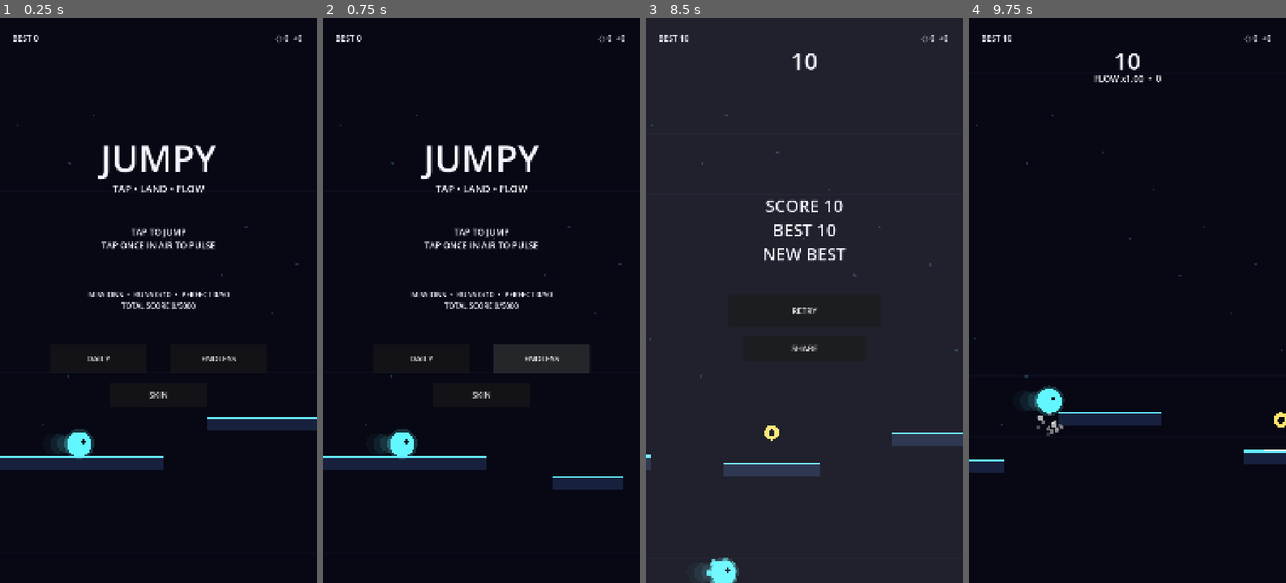
Above: before the commit, frames 1-4 (left to right).
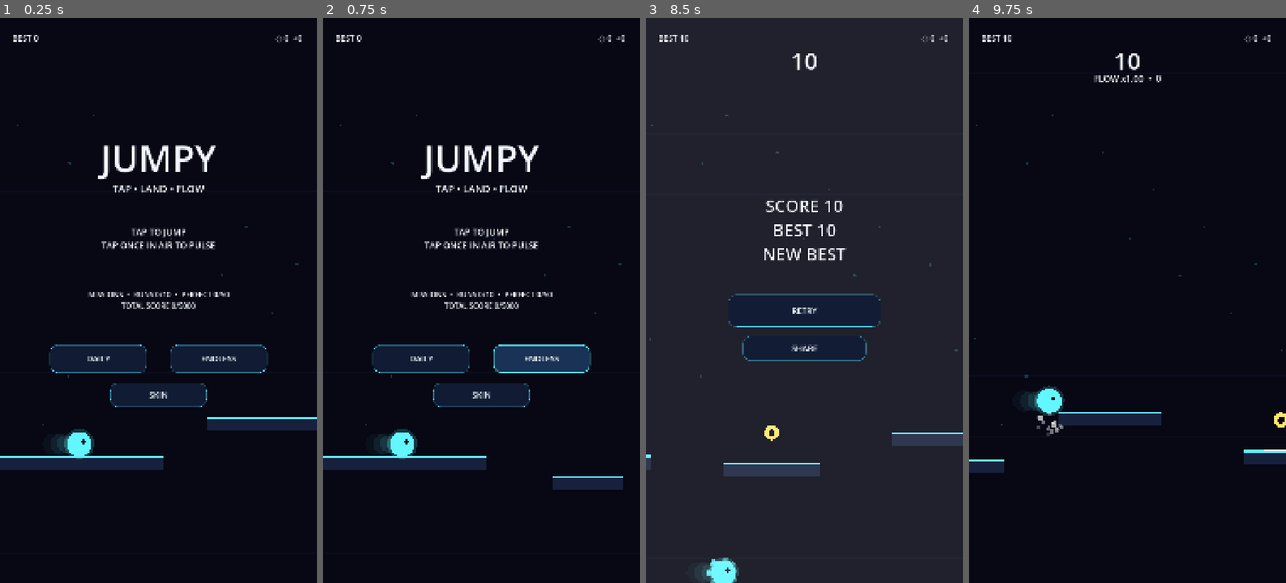
Above: after the commit, the same moments.

Repository: dbrckk/Jumpy
Game: Godot game, scene res://scenes/Main.tscn
The game is run twice, just before and just after one commit, with the same random seed, the same clock (stepped at 60 frames per second) and the same inputs.
Inputs (mouse positions are in pixels of both pictures, inside the frame that each line leads up to):
- Up to frame 1 (0.25 s): no input
- Up to frame 2 (0.75 s): click "ENDLESS" at 0.5 s
- Up to frame 3 (8.5 s): click "ENDLESS" at 1.25 s; click "DAILY" at 2 s; click "SKIN" at 2.75 s; click "DAILY" at 3.5 s; click "SKIN" at 4.25 s; click "DAILY" at 5 s; click "ENDLESS" at 5.75 s; click "SKIN" at 6.5 s; tap Enter at 7.25 s; move the mouse to (874, 272) at 7.27 s; hold Space (tap) 7.28-8.03 s; click (874, 272) at 7.42 s; move the mouse to (741, 328) at 8.02 s; tap Space (tap) at 8.1 s; click (741, 328) at 8.17 s
- Up to frame 4 (9.75 s): click "RETRY" at 8.75 s; move the mouse to (1159, 176) at 9.52 s; hold Space (tap) from 9.53 s (still down); click (1159, 176) at 9.67 s

The runs differ from the first frame. In frame 1, 4.3% of the frame differs, in the area x 15-85%, y 57-69%; in frame 2, 4.4%; in frame 3, 0.5%; in frame 4, less than 0.1%.

Commit message:
Apply global neon UI theme

Diff:
--- a/project.godot
+++ b/project.godot
@@ -19,6 +19,9 @@
 window/stretch/mode="canvas_items"
 window/handheld/orientation=1
 
+[gui]
+theme/custom="res://assets/ui/theme.tres"
+
 [rendering]
 renderer/rendering_method="gl_compatibility"
 renderer/rendering_method.mobile="gl_compatibility"
